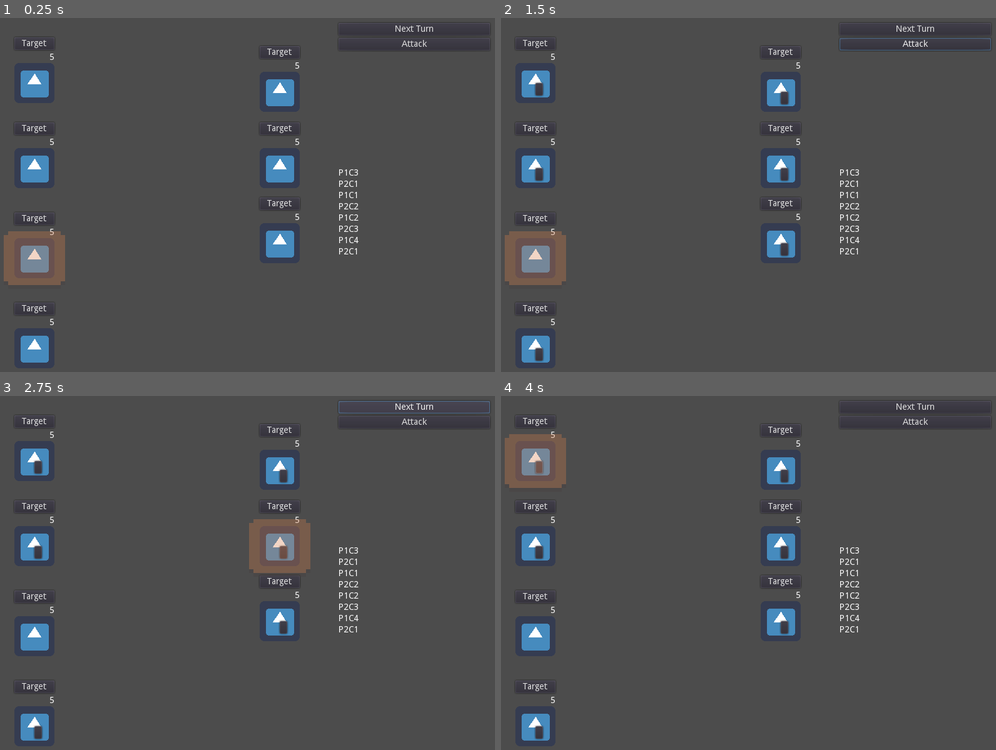
Above: before the commit, frames 1-4 (two rows, left to right).
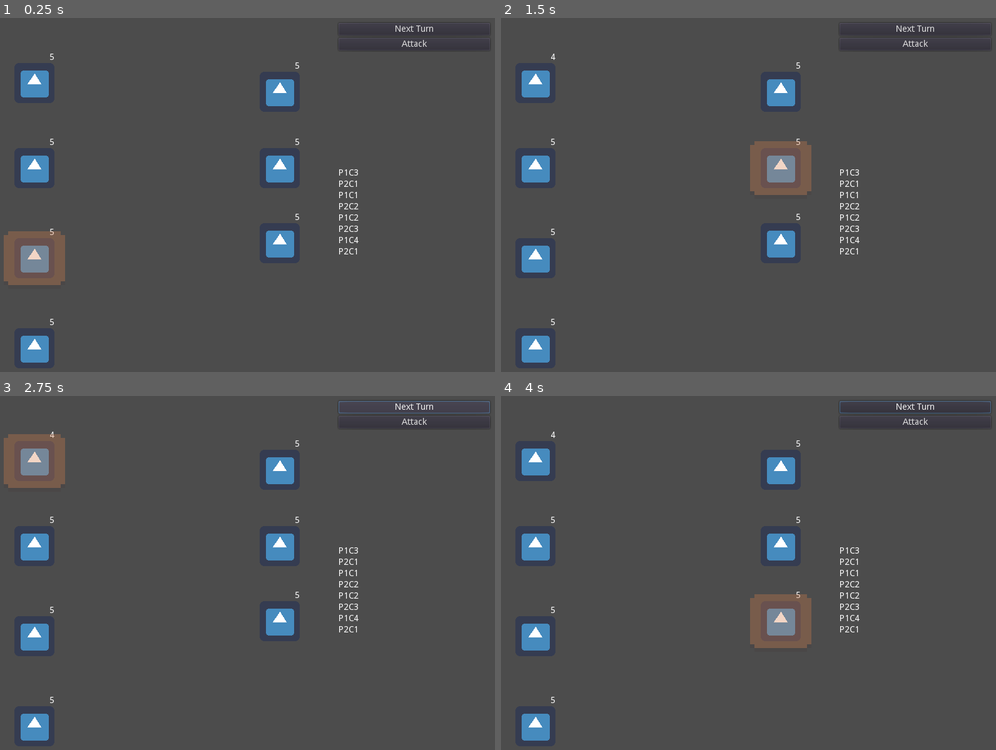
Above: after the commit, the same moments.

Repository: SiTOTG/Magic-Wars
Game: Godot game, scene res://Main.tscn
The game is run twice, just before and just after one commit, with the same random seed, the same clock (stepped at 60 frames per second) and the same inputs. The engine's default icon, where the game draws it, is replaced by a stand-in: a white triangle on a blue panel in a dark square.
Inputs (mouse positions are in pixels of both pictures, inside the frame that each line leads up to):
- Up to frame 1 (0.25 s): no input
- Up to frame 2 (1.5 s): click "Attack" at 0.5 s; click "Target" at 1.25 s
- Up to frame 3 (2.75 s): click "Next Turn" at 2 s
- Up to frame 4 (4 s): click "Next Turn" at 2.75 s; click (540, 466) at 3.52 s

The runs differ from the first frame. In frame 1, 0.3% of the frame differs, in the area x 3-60%, y 6-84%; in frame 2, 4.5%, in the area x 0-99%, y 5-98%; in frame 3, 4.3%; in frame 4, 4.5%.

Commit message:
Finish attack command

Diff:
--- a/Character/CharacterNode.tscn
+++ b/Character/CharacterNode.tscn
@@ -24,9 +24,5 @@
 text = "5"
 align = 2
 
-[node name="Target" type="Button" parent="."]
-margin_left = -32.0
-margin_top = -73.0
-margin_right = 32.0
-margin_bottom = -53.0
-text = "Target"
+[node name="Top" type="Node2D" parent="."]
+position = Vector2( -32, -48 )
--- a/Main.gd
+++ b/Main.gd
@@ -6,19 +6,25 @@
 # var b = "text"
 onready var turn_order = $CanvasLayer/TurnOrder
 
-# Called when the node enters the scene tree for the first time.
-func _ready():
-	pass # Replace with function body.
+var temp_buttons = []
 
 func _on_NextTurn_pressed():
-	turn_order.go_to_next_turn()
+	next_turn()
 
 func _on_Attack_pressed():
 	for character in get_tree().get_nodes_in_group("Characters"):
 		if character is CharacterNode and character != turn_order.current_turn:
 			var button = Button.new()
-			button.rect_position = character.global_position
+			button.rect_position = character.get_node("Top").global_position
+			button.text = "Target"
+
 			get_node("CanvasLayer").add_child(button)
-			var target_button: Button = character.get_node("Target")
-			target_button.visible = true
-			target_button.connect("pressed", turn_order.current_turn, "attack", [character])
+			button.connect("pressed", turn_order.current_turn, "attack", [character])
+			button.connect("pressed", self, "next_turn")
+			temp_buttons.append(button)
+
+func next_turn():
+	for button in temp_buttons:
+		button.queue_free()
+	temp_buttons.clear()
+	turn_order.go_to_next_turn()
--- a/World/TurnOrder/TurnOrder.gd
+++ b/World/TurnOrder/TurnOrder.gd
@@ -44,7 +44,6 @@
 		var player = player_order[i%2]
 		var character = int(floor(i/2))%Players[player].TurnOrder.size()
 		var character_node = Players[player].TurnOrder[character]
-		print("Adding character %s" % character_node.character.characterName)
 		global_turn_order.append(character_node)
 
 func update_ui():
